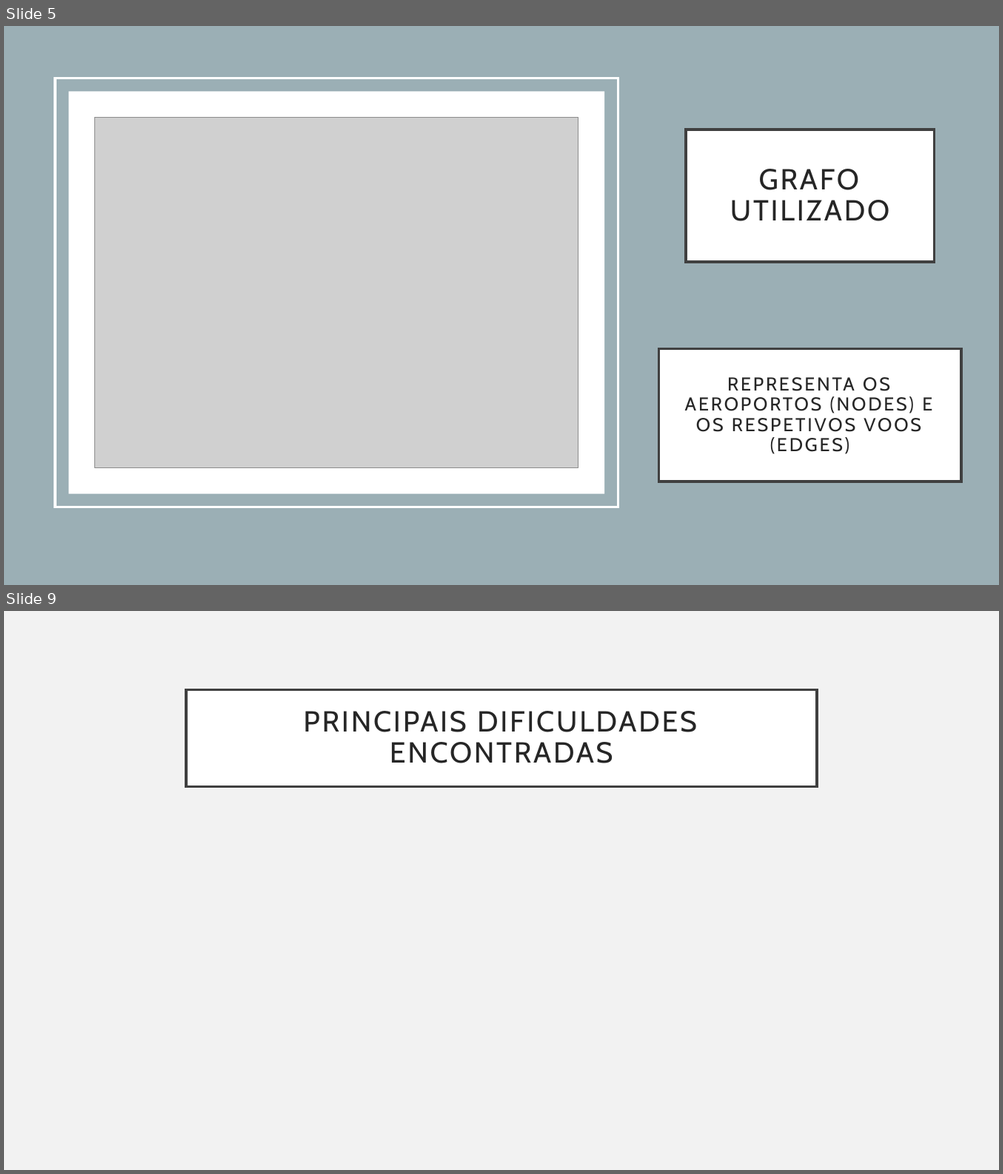
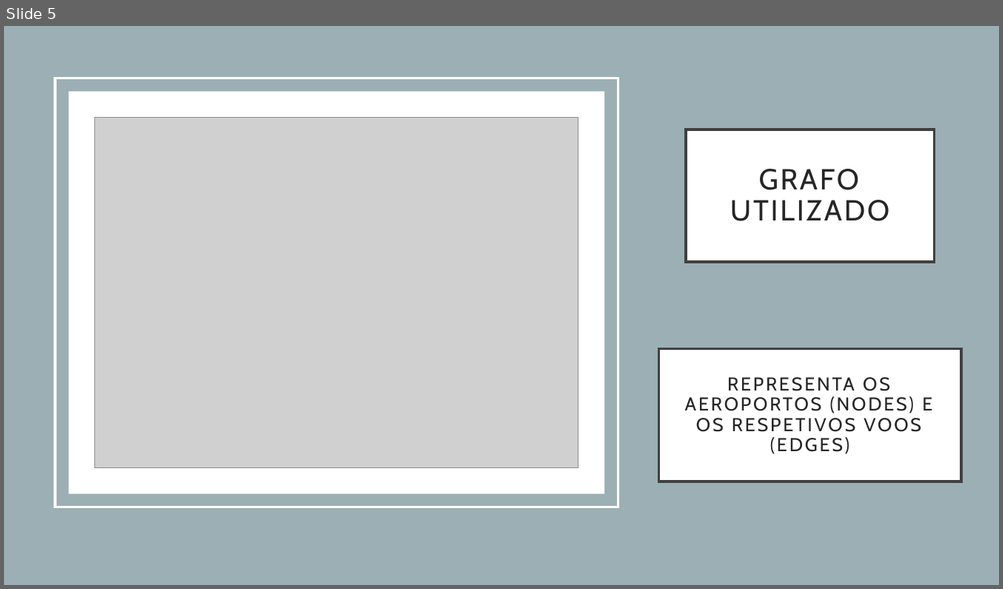
Before and after one commit to Eduarda34/FEUP-AED-23.24-Proj2, a slide deck: PPT/Apresentação.pptx. Shown one above the other, each under a label of ours: slides 5 and 9 before the commit, slide 5 after it; the slides between them are not shown. The pictures are 1003x1174 and 1003x589 pixels, drawn with LibreOffice and Linux fonts; fonts in the diff are those of the drawing; grey boxes stand for pictures. Boxes give left, top, right and bottom in pixels: in the first picture for what was removed or moved away, otherwise in the second. Text is boxed around its words. In the diff, an @@ line names an element or a change of style, - is before the commit and + after.

```diff
--- a/PPT/Apresentação.pptx
+++ b/PPT/Apresentação.pptx
@@ slide 9 removed at box(4, 611, 999, 1170), background #F2F2F2 @@
@@ title removed at box(186, 689, 817, 786) @@
-PRINCIPAIS DIFICULDADES ENCONTRADAS
```
Also in this commit, not shown: 3 slides changed, 4 slides added, 2 other slides removed, 3 other files.
